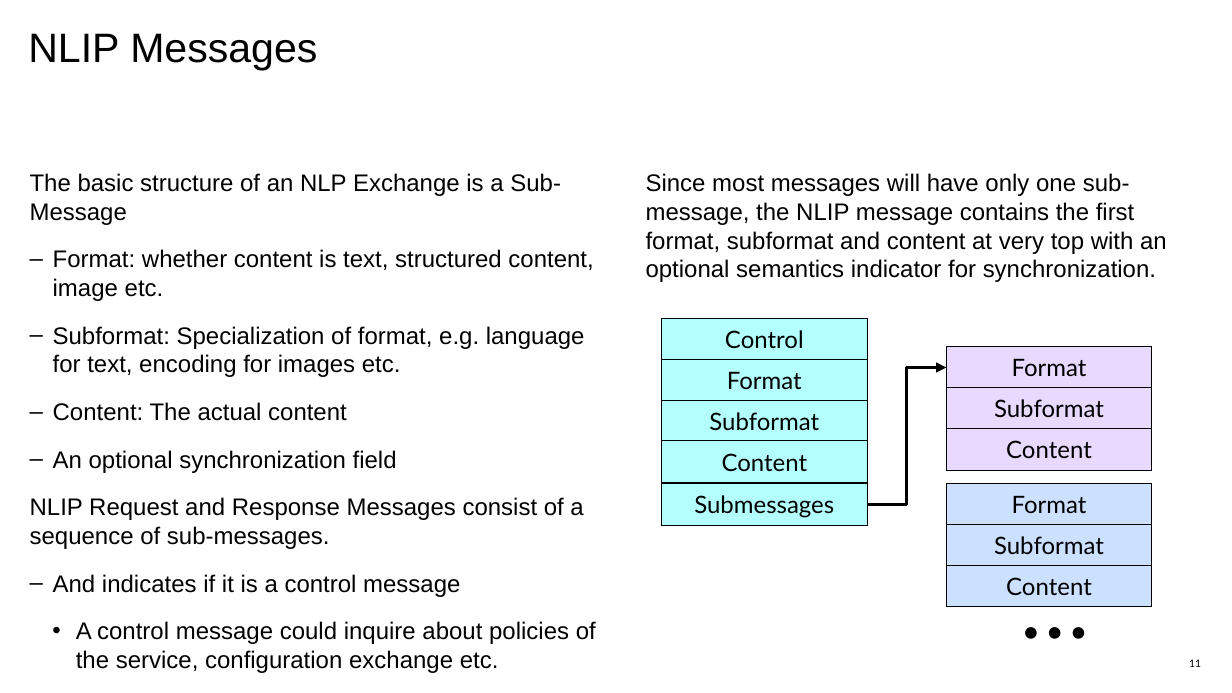
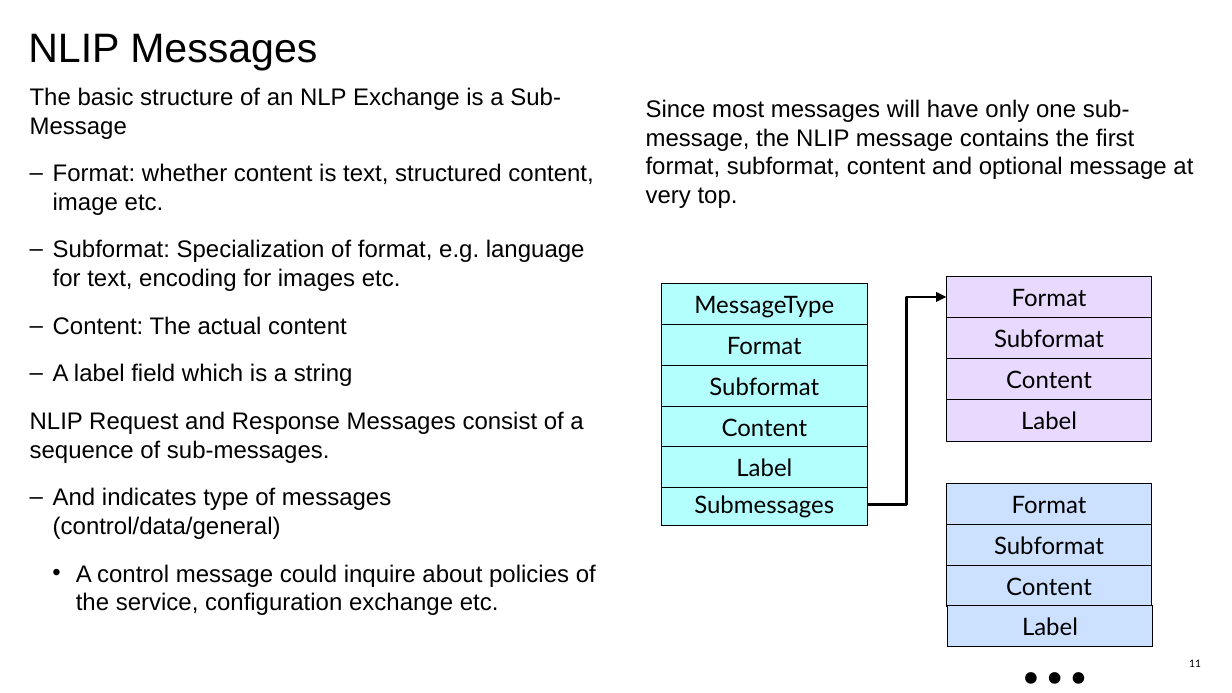
Before and after one commit to nlip-project/documents, a slide deck: slide 11 of NLIP_Briefer.pptx. Drawn at 1232x693 pixels with LibreOffice and Linux fonts; fonts in the diff are those of the drawing. Boxes give left, top, right and bottom in pixels: in the first picture for what was removed or moved away, otherwise in the second. Text is boxed around its words. In the diff, an @@ line names an element or a change of style, - is before the commit and + after.

```diff
--- a/NLIP_Briefer.pptx
+++ b/NLIP_Briefer.pptx
@@ text "The basic structure of an ...": place and size @@
-text "The basic structure of an ..." at <box>30,173,596,673</box>
+text "The basic structure of an ..." at <box>30,87,596,615</box>
@@ text at <box>646,99,1193,208</box>: text changed @@
-Since most messages will have only one sub-message, the NLIP message contains the first format, subformat and content at very top with an optional semantics indicator for synchronization.
+Since most messages will have only one sub-message, the NLIP message contains the first format, subformat, content and optional message at very top.
@@ 4 rectangles: place and size @@
-4 rectangles at <box>662,318,867,483</box>
+4 rectangles at <box>662,283,867,448</box>
@@ text in rectangle at <box>694,295,834,318</box>: text changed @@
-Control
+MessageType
@@ elbow arrow moved from (867, 504) - (946, 367) to (867, 504) - (946, 297) @@
@@ 3 rectangles: place and size @@
-3 rectangles at <box>946,347,1152,471</box>
+3 rectangles at <box>946,276,1152,400</box>
@@ text at <box>53,363,353,386</box>: text changed @@
-  – An optional synchronization field
+  – A label field which is a string
@@ rectangle added at <box>946,400,1152,442</box>, fill #E8D9FE, outline #000000 0.75 pt, 14 pt, text #000000 @@
+Label
@@ rectangle added at <box>662,446,867,488</box>, fill #B2FFFD, outline #000000 0.75 pt, 14 pt, text #000000 @@
+Label
@@ text at <box>53,487,391,539</box>: text changed @@
-  – And indicates if it is a control message
+  – And indicates type of messages (control/data/general)
@@ text "…" rewrapped from <box>1008,540,1117,664</box> to <box>1008,585,1117,693</box> @@
@@ rectangle added at <box>947,605,1153,647</box>, fill #CCE0FF, outline #000000 0.75 pt, 14 pt, text #000000 @@
+Label
```
Also in this commit, not shown: 1 slide added, 1 other file.
